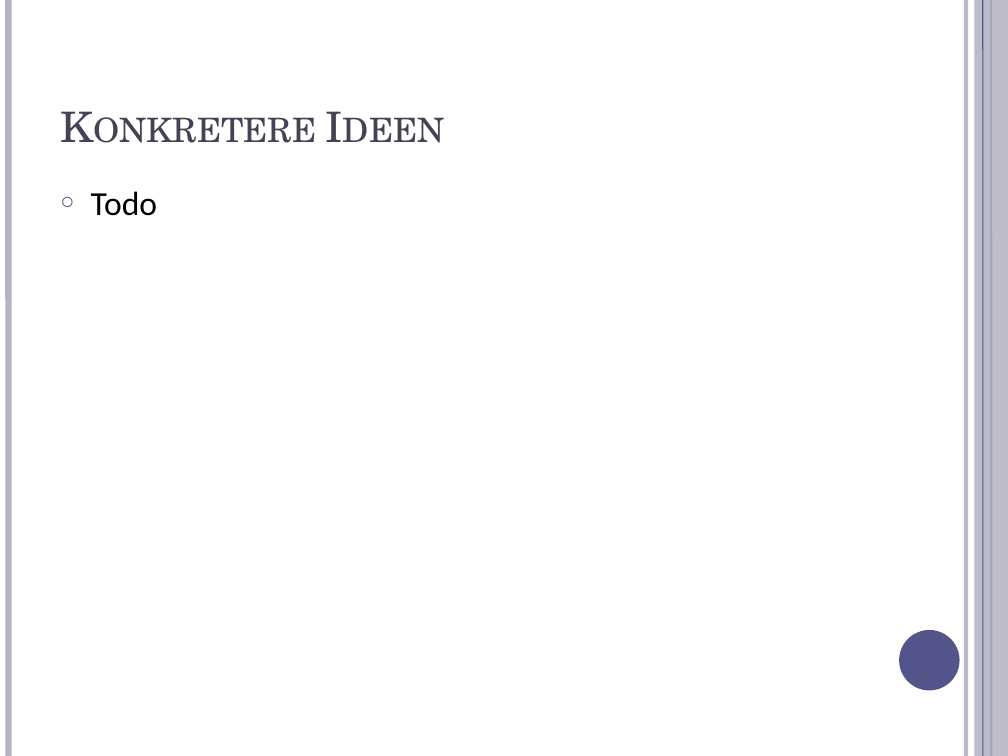
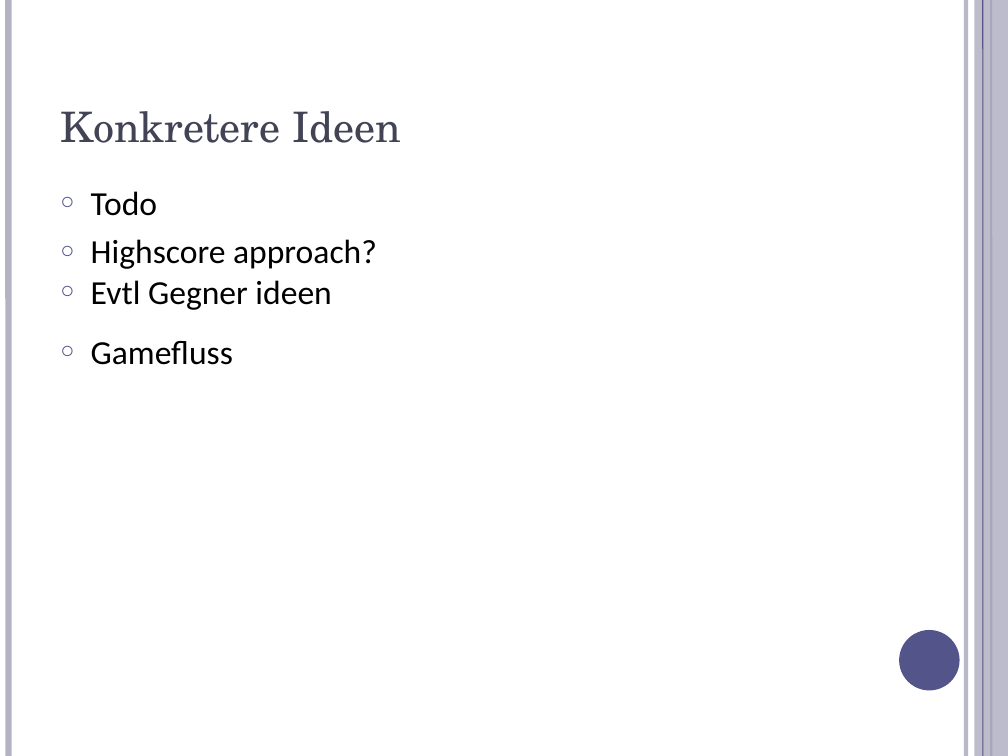
Before and after one commit to stoeffel/SEPS-GRP1, a slide deck: slide 7 of documentation/presentation/Analyse/presentation2.odp (slide 4 before the commit). Drawn at 1008x756 pixels with LibreOffice and Linux fonts; fonts in the diff are those of the drawing. Boxes give left, top, right and bottom in pixels: in the first picture for what was removed or moved away, otherwise in the second. Text is boxed around its words. In the diff, an @@ line names an element or a change of style, - is before the commit and + after.

```diff
--- a/documentation/presentation/Analyse/presentation2.odp
+++ b/documentation/presentation/Analyse/presentation2.odp
@@ title "Konkretere Ideen" at bbox=[60, 111, 401, 143]: small capitals off @@
@@ text at bbox=[91, 239, 377, 365]: paragraphs added @@
+○ Highscore approach?
+○ Evtl Gegner ideen
+○ Gamefluss
```
Also in this commit, not shown: 5 other slides changed, 3 slides added, 3 slides removed.
